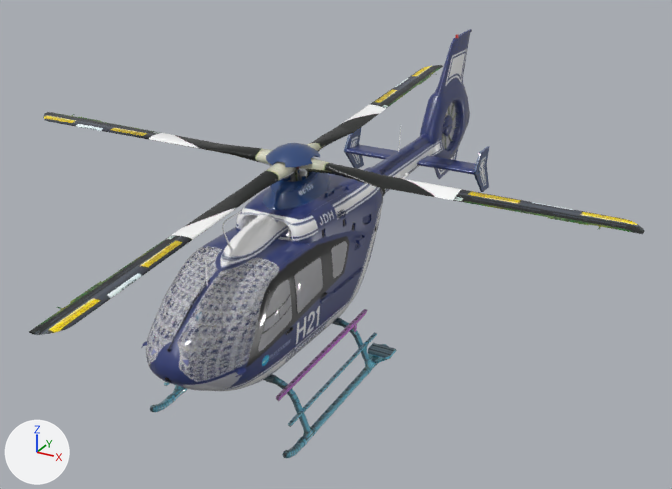
The glTF model h135/gendarmerie.gltf: old version first, new version second.
Camera for both pictures: a 50 mm lens placed at (6.79, -8.04, 6.17), pointed at (0.23, 3.9, 0.2). The axes (+X, +Y, +Z) are drawn at lower left. The lights are the same throughout. The older version comes first. Where no turn or scale is listed for an object, it has been applied to the vertices. Vertices at exactly the same position are counted once.

Names of what the first picture shows: 'Exterior', 'Spin_0', 'Spin_10', 'Spin_11', 'Spin_12', 'Spin_13', 'Spin_14', 'Spin_15', 'Spin_16', 'Spin_17', 'Spin_18', 'Spin_19', 'Spin_20', 'Spin_21', 'Spin_22', 'Spin_3', 'Spin_4', 'Spin_5', 'Spin_6', 'Spin_7', 'Spin_8' and 2 more.
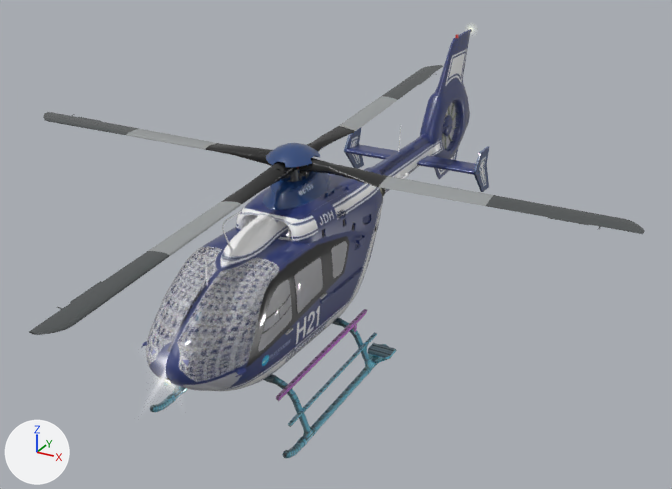
Where the newer file only moved an object's origin or applied its transform, the numbers keep the older frame.

Changed parts and their boxes [x1, y1, x2, y2] in the pictures (672 x 489 px):
'Spin_17', recoloured: [29, 265, 149, 335] in both
'Spin_22', recoloured: [515, 200, 645, 234] in both
'Spin_16', recoloured: [128, 231, 198, 271] in both
'Spin_21', recoloured: [444, 188, 522, 211] in both
'Spin_20', recoloured: [376, 176, 452, 199] in both
'Spin_15', recoloured: [178, 200, 243, 236] in both
'Spin_12', recoloured: [43, 112, 120, 132] in both
'Spin_7', recoloured: [392, 65, 443, 93] in both
'Spin_5', recoloured: [337, 107, 382, 132] in both
'Spin_10', recoloured: [155, 134, 218, 150] in both
'Spin_11', recoloured: [108, 125, 166, 141] in both
'Spin_6', recoloured: [366, 89, 407, 111] in both
'Spin_13', recoloured (grey to black): [264, 161, 298, 183] in both
'Spin_18', recoloured (grey to black): [299, 158, 331, 176] in both
'Spin_8', recoloured (white to black): [252, 148, 274, 166] in both
'Spin_3', recoloured: [307, 141, 324, 152] in both
part 1 of me_exterior, recoloured: [286, 188, 385, 335] in both

Diff of the bpy script that builds the scene:
```diff
--- a/h135/gendarmerie.gltf.py
+++ b/h135/gendarmerie.gltf.py
@@ mat_glass_light_9 @@
+mat_glass_light_9 = bpy.data.materials.new('GLASS_Light_9')
+# uses the picture img_1_webp
@@ mat_fuselage_8 @@
+mat_fuselage_8 = principled_material('fuselage_8')
+mat_fuselage_8.texture = img_2_webp
+mat_fuselage_8.roughness = 0.47
@@ mat_glass_plane001xmat002_3 @@
+mat_glass_plane001xmat002_3 = bpy.data.materials.new('GLASS_Plane001Xmat002_3')
+# uses the picture img_1_webp
@@ me_exterior @@
-me_exterior.from_pydata(...)  # 11982 vertices, 22129 faces; spans x -1.37..1.37, y -5.01..5.01, z -2.15..2.15
+me_exterior.from_pydata(...)  # 11996 vertices, 22147 faces; spans x -1.37..1.37, y -5.85..5.05, z -2.15..2.26
+# me_exterior part 1: 1025 faces spanning x -0.82..0.81, y -3.38..0.35, z -0.58..0.65 switch from mat_fuselage_6 (picture img_1_webp) to mat_fuselage_8 (picture img_2_webp)
+# edits to the shape of me_exterior do not show in these pictures
 me_exterior.materials.append(mat_livery0_fuselage_0)
@@ me_exterior @@
 me_exterior.materials.append(mat_livery0_glas_2)
-me_exterior.materials.append(mat_fuselage_3)  # white #ffffff
 me_exterior.materials.append(mat_glass_glas_4)
@@ me_exterior @@
 me_exterior.materials.append(mat_black_8)
+me_exterior.materials.append(mat_glass_plane001xmat002_3)
+me_exterior.materials.append(mat_fuselage_7)  # picture img_2_webp
+me_exterior.materials.append(mat_glass_light_9)
@@ me_spin_3 @@
 me_spin_3.from_pydata(...)  # 233 vertices, 388 faces; spans x -0.158..0.158, y -0.285..0.285, z -0.179..0.179
-me_spin_3.materials.append(mat_rotor_70)  # picture img_2_webp
+me_spin_3.materials.append(mat_rotor_66)  # picture img_3_webp
@@ me_spin_4 @@
 me_spin_4.from_pydata(...)  # 48 vertices, 64 faces; spans x -0.174..0.174, y -0.399..0.399, z -0.075..0.075
-me_spin_4.materials.append(mat_rotor_70)  # picture img_2_webp
+me_spin_4.materials.append(mat_rotor_66)  # picture img_3_webp
@@ me_spin_5 @@
 me_spin_5.from_pydata(...)  # 32 vertices, 32 faces; spans x -0.168..0.168, y -0.506..0.506, z -0.069..0.069
-me_spin_5.materials.append(mat_rotor_70)  # picture img_2_webp
+me_spin_5.materials.append(mat_rotor_66)  # picture img_3_webp
@@ me_spin_6 @@
 me_spin_6.from_pydata(...)  # 32 vertices, 32 faces; spans x -0.168..0.168, y -0.484..0.484, z -0.065..0.065
-me_spin_6.materials.append(mat_rotor_70)  # picture img_2_webp
+me_spin_6.materials.append(mat_rotor_66)  # picture img_3_webp
@@ me_spin_7 @@
 me_spin_7.from_pydata(...)  # 186 vertices, 354 faces; spans x -0.21..0.21, y -0.8..0.8, z -0.09..0.09
-me_spin_7.materials.append(mat_rotor_70)  # picture img_2_webp
+me_spin_7.materials.append(mat_rotor_66)  # picture img_3_webp
@@ me_spin_8 @@
 me_spin_8.from_pydata(...)  # 233 vertices, 388 faces; spans x -0.276..0.276, y -0.159..0.159, z -0.18..0.18
-me_spin_8.materials.append(mat_rotor_70)  # picture img_2_webp
+me_spin_8.materials.append(mat_rotor_66)  # picture img_3_webp
@@ me_spin_10 @@
 me_spin_10.from_pydata(...)  # 32 vertices, 32 faces; spans x -0.506..0.506, y -0.168..0.168, z -0.022..0.022
-me_spin_10.materials.append(mat_rotor_70)  # picture img_2_webp
+me_spin_10.materials.append(mat_rotor_66)  # picture img_3_webp
@@ me_spin_11 @@
 me_spin_11.from_pydata(...)  # 32 vertices, 32 faces; spans x -0.484..0.484, y -0.167..0.167, z -0.023..0.023
-me_spin_11.materials.append(mat_rotor_70)  # picture img_2_webp
+me_spin_11.materials.append(mat_rotor_66)  # picture img_3_webp
@@ me_spin_12 @@
 me_spin_12.from_pydata(...)  # 186 vertices, 354 faces; spans x -0.8..0.8, y -0.21..0.21, z -0.03..0.03
-me_spin_12.materials.append(mat_rotor_70)  # picture img_2_webp
+me_spin_12.materials.append(mat_rotor_66)  # picture img_3_webp
@@ me_spin_13 @@
 me_spin_13.from_pydata(...)  # 233 vertices, 388 faces; spans x -0.158..0.158, y -0.286..0.286, z -0.179..0.179
-me_spin_13.materials.append(mat_rotor_70)  # picture img_2_webp
+me_spin_13.materials.append(mat_rotor_66)  # picture img_3_webp
@@ me_spin_14 @@
 me_spin_14.from_pydata(...)  # 48 vertices, 64 faces; spans x -0.174..0.174, y -0.397..0.397, z -0.094..0.094
-me_spin_14.materials.append(mat_rotor_70)  # picture img_2_webp
+me_spin_14.materials.append(mat_rotor_66)  # picture img_3_webp
@@ me_spin_15 @@
 me_spin_15.from_pydata(...)  # 32 vertices, 32 faces; spans x -0.168..0.168, y -0.507..0.507, z -0.068..0.068
-me_spin_15.materials.append(mat_rotor_70)  # picture img_2_webp
+me_spin_15.materials.append(mat_rotor_66)  # picture img_3_webp
@@ me_spin_16 @@
 me_spin_16.from_pydata(...)  # 32 vertices, 32 faces; spans x -0.168..0.168, y -0.484..0.484, z -0.064..0.064
-me_spin_16.materials.append(mat_rotor_70)  # picture img_2_webp
+me_spin_16.materials.append(mat_rotor_66)  # picture img_3_webp
@@ me_spin_17 @@
 me_spin_17.from_pydata(...)  # 186 vertices, 354 faces; spans x -0.21..0.21, y -0.8..0.8, z -0.08..0.08
-me_spin_17.materials.append(mat_rotor_70)  # picture img_2_webp
+me_spin_17.materials.append(mat_rotor_66)  # picture img_3_webp
@@ me_spin_18 @@
 me_spin_18.from_pydata(...)  # 233 vertices, 388 faces; spans x -0.276..0.276, y -0.157..0.157, z -0.176..0.176
-me_spin_18.materials.append(mat_rotor_70)  # picture img_2_webp
+me_spin_18.materials.append(mat_rotor_66)  # picture img_3_webp
@@ me_spin_19 @@
 me_spin_19.from_pydata(...)  # 48 vertices, 64 faces; spans x -0.395..0.395, y -0.172..0.172, z -0.071..0.071
-me_spin_19.materials.append(mat_rotor_70)  # picture img_2_webp
+me_spin_19.materials.append(mat_rotor_66)  # picture img_3_webp
@@ me_spin_20 @@
 me_spin_20.from_pydata(...)  # 32 vertices, 32 faces; spans x -0.506..0.506, y -0.167..0.167, z -0.035..0.035
-me_spin_20.materials.append(mat_rotor_70)  # picture img_2_webp
+me_spin_20.materials.append(mat_rotor_66)  # picture img_3_webp
@@ me_spin_21 @@
 me_spin_21.from_pydata(...)  # 32 vertices, 32 faces; spans x -0.484..0.484, y -0.167..0.167, z -0.031..0.031
-me_spin_21.materials.append(mat_rotor_70)  # picture img_2_webp
+me_spin_21.materials.append(mat_rotor_66)  # picture img_3_webp
@@ me_spin_22 @@
 me_spin_22.from_pydata(...)  # 186 vertices, 354 faces; spans x -0.8..0.8, y -0.21..0.21, z -0.03..0.03
-me_spin_22.materials.append(mat_rotor_70)  # picture img_2_webp
+me_spin_22.materials.append(mat_rotor_66)  # picture img_3_webp
```
